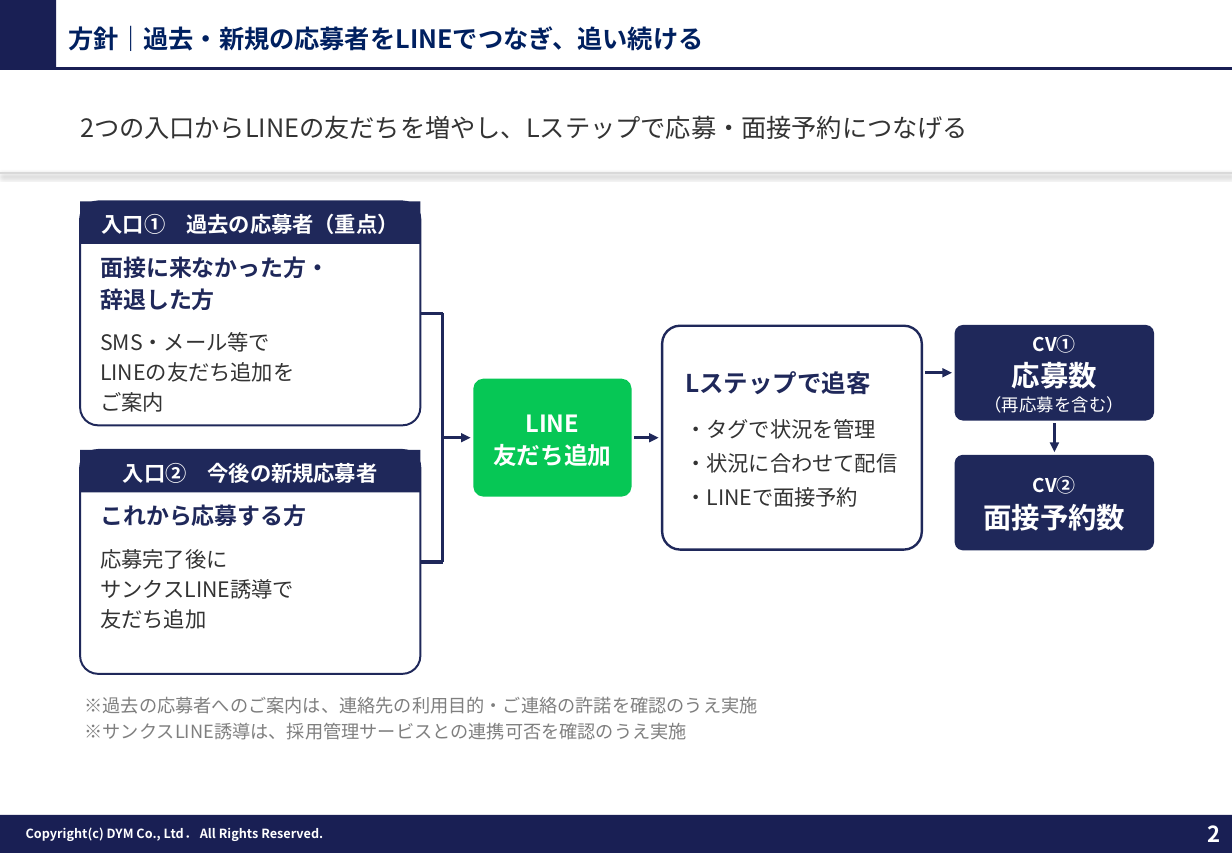
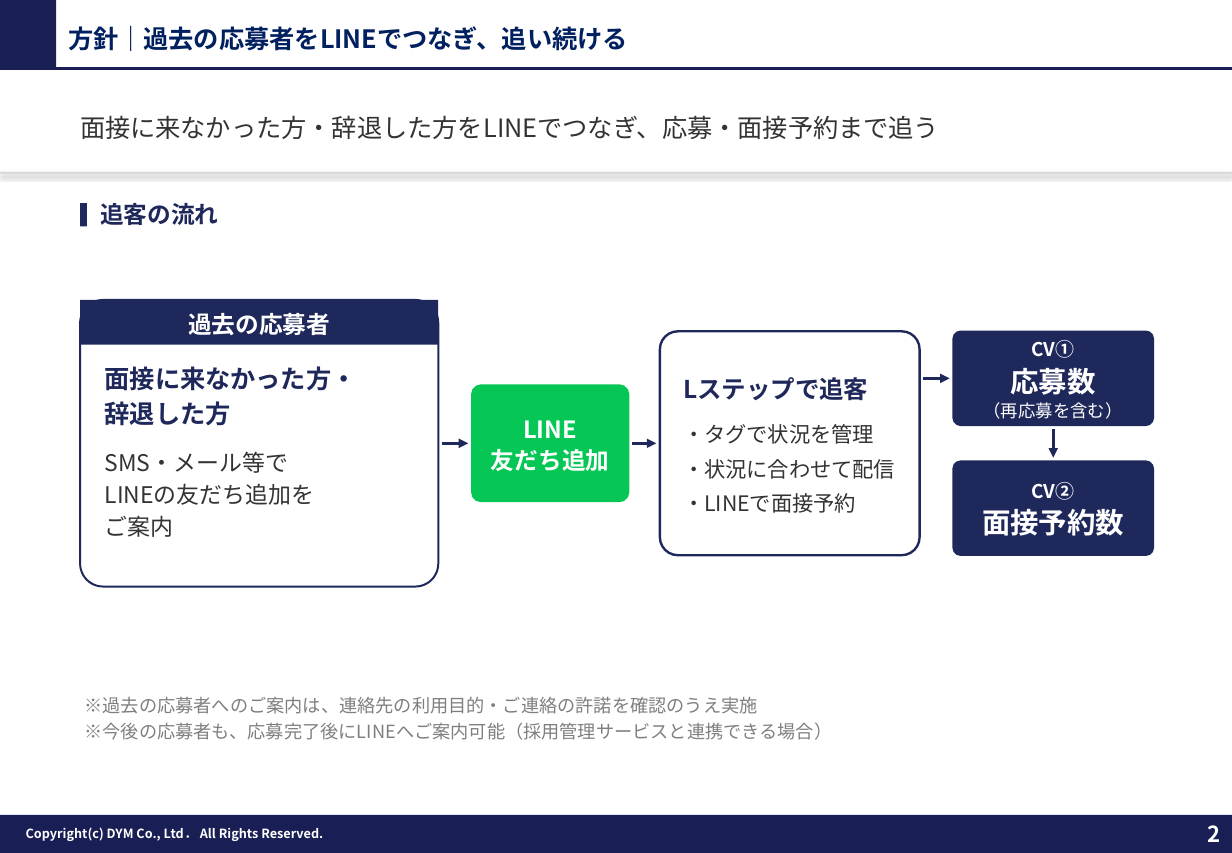
Before and after one commit to tonomura-r-dev/folder, a slide deck: slide 2 of 20261013_セキュリティー京葉御中_LINE採用追客のご提案.pptx. Drawn at 1232x853 pixels with LibreOffice and Linux fonts; fonts in the diff are those of the drawing; background and template pictures are left out. Boxes give left, top, right and bottom in pixels: in the first picture for what was removed or moved away, otherwise in the second. Text is boxed around its words. In the diff, an @@ line names an element or a change of style, - is before the commit and + after.

```diff
--- a/20261013_セキュリティー京葉御中_LINE採用追客のご提案.pptx
+++ b/20261013_セキュリティー京葉御中_LINE採用追客のご提案.pptx
@@ text at bbox=[68, 25, 628, 51]: text changed @@
-方針｜過去・新規の応募者をLINEでつなぎ、追い続ける
+方針｜過去の応募者をLINEでつなぎ、追い続ける
@@ text at bbox=[80, 115, 939, 139]: text changed @@
-2つの入口からLINEの友だちを増やし、Lステップで応募・面接予約につなげる
+面接に来なかった方・辞退した方をLINEでつなぎ、応募・面接予約まで追う
@@ rounded rectangle removed at bbox=[80, 201, 420, 425] @@
@@ rectangle added at bbox=[80, 204, 86, 226], fill #1F285A @@
@@ text added at bbox=[100, 203, 218, 225], 15 pt, text #1F285A, bold @@
+追客の流れ
@@ rectangle "過去の応募者": place and size @@
-rectangle "過去の応募者" at bbox=[80, 201, 420, 243]
+rectangle "過去の応募者" at bbox=[80, 300, 438, 345]
@@ rounded rectangle: place and size @@
-rounded rectangle at bbox=[80, 450, 420, 675]
+rounded rectangle at bbox=[80, 300, 438, 587]
@@ text in rectangle at bbox=[188, 313, 330, 335]: text changed; size 13.5 to 15 pt @@
-入口① 過去の応募者（重点）
+過去の応募者
@@ line removed from (421, 314) to (443, 314) @@
@@ line removed from (443, 314) to (443, 562) @@
@@ text "面接に来なかった方・": place and size @@
-text "面接に来なかった方・" at bbox=[100, 256, 329, 310]
+text "面接に来なかった方・" at bbox=[105, 366, 357, 426]
@@ text "面接に来なかった方・" at bbox=[105, 366, 357, 426]: size 14.5 to 16 pt @@
@@ text "SMS・メール等で": place and size @@
-text "SMS・メール等で" at bbox=[100, 332, 294, 412]
+text "SMS・メール等で" at bbox=[105, 451, 315, 537]
@@ text "SMS・メール等で" at bbox=[105, 451, 315, 537]: size 13.5 to 14.5 pt @@
@@ 3 arrows, 2 rounded rectangles: place and size @@
-3 arrows, 2 rounded rectangles at bbox=[443, 325, 1055, 549]
+3 arrows, 2 rounded rectangles at bbox=[443, 331, 1053, 555]
@@ 2 rounded rectangles, 1 arrow: place and size @@
-2 rounded rectangles, 1 arrow at bbox=[635, 325, 1154, 551]
+2 rounded rectangles, 1 arrow at bbox=[632, 331, 1154, 556]
@@ rectangle removed at bbox=[80, 450, 420, 493] @@
-入口② 今後の新規応募者
@@ text removed at bbox=[100, 504, 306, 526] @@
-これから応募する方
@@ text removed at bbox=[100, 549, 294, 629] @@
-応募完了後に
-サンクスLINE誘導で
-友だち追加
@@ line removed from (421, 562) to (443, 562) @@
@@ text at bbox=[85, 722, 833, 740]: text changed @@
-※サンクスLINE誘導は、採用管理サービスとの連携可否を確認のうえ実施
+※今後の応募者も、応募完了後にLINEへご案内可能（採用管理サービスと連携できる場合）
```
Also in this commit, not shown: 1 other slide changed, 4 other files.
